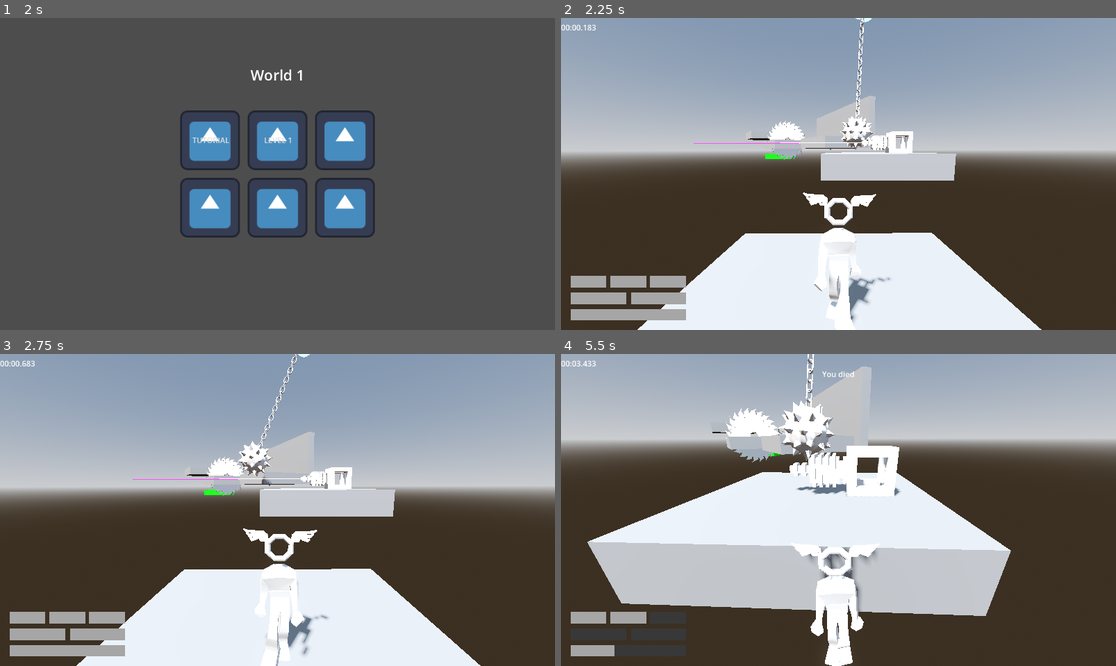
Above: before the commit, frames 1-4 (two rows, left to right).
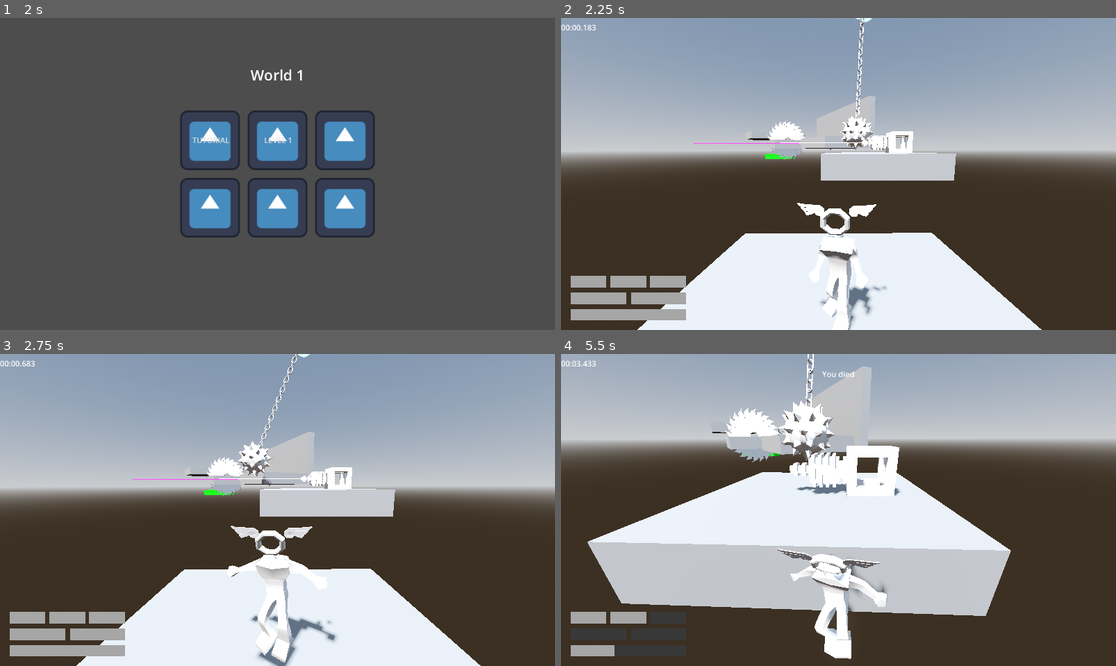
Above: after the commit, the same moments.

Repository: jpvds1/DDJD
Game: Godot game, scene res://scenes/game_controller.tscn
The game is run twice, just before and just after one commit, with the same random seed, the same clock (stepped at 60 frames per second) and the same inputs. The engine's default icon, where the game draws it, is replaced by a stand-in: a white triangle on a blue panel in a dark square.
Inputs (mouse positions are in pixels of both pictures, inside the frame that each line leads up to):
- Up to frame 1 (2 s): click "Continue as Guest" at 0.5 s; click "Play" at 1.25 s
- Up to frame 2 (2.25 s): click "LEVEL 1" at 2 s
- Up to frame 3 (2.75 s): no input
- Up to frame 4 (5.5 s): move the mouse to (866, 510) at 2.77 s; hold Shift (sprint) 2.78-3.53 s; hold W (move_forwards) from 2.78 s (still down); tap Space (jump) at 3.02, 3.05, 3.32, 3.6, 3.77, 4.07, 4.55, 5.27 s; move the mouse to (810, 510) at 3.52 s; tap Shift (sprint) at 3.8, 5.1 s; move the mouse to (849, 503) at 4.27 s; tap Q (dash) at 4.35 s; move the mouse to (832, 516) at 5.02 s

Frame 1 is identical in both runs. In frame 2, 1.7% of the frame differs, in the area x 42-60%, y 55-100%; in frame 3, 2.1%; in frame 4, 2.4%, in the area x 38-59%, y 61-100%.

Commit message:
feat(player): continue designing the animation tree

Diff:
--- a/platformer-game/scenes/player/capsule_character.tscn
+++ b/platformer-game/scenes/player/capsule_character.tscn
@@ -10,19 +10,24 @@
 [ext_resource type="AnimationLibrary" uid="uid://dqnpsoo3x665p" path="res://assets/models/player/player_walk.glb" id="6_j3xf5"]
 [ext_resource type="AnimationLibrary" uid="uid://ytik3vfe0jp" path="res://assets/models/player/player_sprint.glb" id="7_d66dr"]
 
+[sub_resource type="AnimationNodeBlend2" id="AnimationNodeBlend2_d66dr"]
+
+[sub_resource type="AnimationNodeAnimation" id="AnimationNodeAnimation_h2b2i"]
+animation = &"player_jump/jump"
+
+[sub_resource type="AnimationNodeAnimation" id="AnimationNodeAnimation_d66dr"]
+animation = &"player_sprint/forward"
+
 [sub_resource type="AnimationNodeAnimation" id="AnimationNodeAnimation_jhmas"]
-animation = &"player_sprint/forward"
+animation = &"player_walk/backwards"
 
 [sub_resource type="AnimationNodeAnimation" id="AnimationNodeAnimation_1rnx0"]
-animation = &"player_sprint/backwards"
+animation = &"player_sprint/left"
 
 [sub_resource type="AnimationNodeAnimation" id="AnimationNodeAnimation_1bcb6"]
-animation = &"player_sprint/left"
+animation = &"player_sprint/right"
 
 [sub_resource type="AnimationNodeAnimation" id="AnimationNodeAnimation_c45w8"]
-animation = &"player_sprint/right"
-
-[sub_resource type="AnimationNodeAnimation" id="AnimationNodeAnimation_d66dr"]
 animation = &"player_idle/idle"
 
 [sub_resource type="AnimationNodeAnimation" id="AnimationNodeAnimation_obk33"]
@@ -32,31 +37,41 @@
 animation = &"player_walk/backwards"
 
 [sub_resource type="AnimationNodeAnimation" id="AnimationNodeAnimation_1ltg5"]
+animation = &"player_walk/right"
+
+[sub_resource type="AnimationNodeAnimation" id="AnimationNodeAnimation_am3k7"]
 animation = &"player_walk/left"
 
-[sub_resource type="AnimationNodeAnimation" id="AnimationNodeAnimation_am3k7"]
-animation = &"player_walk/right"
-
-[sub_resource type="AnimationNodeBlendSpace2D" id="AnimationNodeBlendSpace2D_obk33"]
-blend_point_0/node = SubResource("AnimationNodeAnimation_jhmas")
+[sub_resource type="AnimationNodeBlendSpace2D" id="AnimationNodeBlendSpace2D_h2b2i"]
+blend_point_0/node = SubResource("AnimationNodeAnimation_d66dr")
 blend_point_0/pos = Vector2(0, 1)
-blend_point_1/node = SubResource("AnimationNodeAnimation_1rnx0")
-blend_point_1/pos = Vector2(0, -1)
-blend_point_2/node = SubResource("AnimationNodeAnimation_1bcb6")
+blend_point_1/node = SubResource("AnimationNodeAnimation_jhmas")
+blend_point_1/pos = Vector2(0, -0.90000004)
+blend_point_2/node = SubResource("AnimationNodeAnimation_1rnx0")
 blend_point_2/pos = Vector2(-1, 0)
-blend_point_3/node = SubResource("AnimationNodeAnimation_c45w8")
+blend_point_3/node = SubResource("AnimationNodeAnimation_1bcb6")
 blend_point_3/pos = Vector2(1, 0)
-blend_point_4/node = SubResource("AnimationNodeAnimation_d66dr")
+blend_point_4/node = SubResource("AnimationNodeAnimation_c45w8")
 blend_point_4/pos = Vector2(0, 0)
 blend_point_5/node = SubResource("AnimationNodeAnimation_obk33")
 blend_point_5/pos = Vector2(0, 0.4)
 blend_point_6/node = SubResource("AnimationNodeAnimation_icde4")
-blend_point_6/pos = Vector2(0, -0.4)
+blend_point_6/pos = Vector2(0, -0.5)
 blend_point_7/node = SubResource("AnimationNodeAnimation_1ltg5")
-blend_point_7/pos = Vector2(-0.4, 0)
+blend_point_7/pos = Vector2(0.4, 0)
 blend_point_8/node = SubResource("AnimationNodeAnimation_am3k7")
-blend_point_8/pos = Vector2(0.4, 0)
-sync = true
+blend_point_8/pos = Vector2(-0.4, 0)
+
+[sub_resource type="AnimationNodeBlendTree" id="AnimationNodeBlendTree_iwp50"]
+graph_offset = Vector2(-341.08472, 147.57181)
+nodes/output/position = Vector2(500, 240)
+nodes/Movement/node = SubResource("AnimationNodeBlendSpace2D_h2b2i")
+nodes/Movement/position = Vector2(40, 180)
+nodes/Blend2/node = SubResource("AnimationNodeBlend2_d66dr")
+nodes/Blend2/position = Vector2(260, 240)
+nodes/Jump/node = SubResource("AnimationNodeAnimation_h2b2i")
+nodes/Jump/position = Vector2(20, 420)
+node_connections = [&"output", 0, &"Blend2", &"Blend2", 0, &"Movement", &"Blend2", 1, &"Jump"]
 
 [sub_resource type="BoxShape3D" id="BoxShape3D_x7pql"]
 size = Vector3(0.81030273, 1.636039, 0.2841797)
@@ -137,36 +152,37 @@
 script = ExtResource("3_d66dr")
 
 [node name="Skeleton3D" parent="Visuals/Armature" parent_id_path=PackedInt32Array(1845075672, 1978781392) index="0" unique_id=208187525]
-bones/0/position = Vector3(-1.6066036, 0.71268445, -72.919495)
-bones/0/rotation = Quaternion(-0.72528005, 0.01988077, -0.013387051, 0.6880366)
-bones/1/rotation = Quaternion(0.043026973, 0.0031769476, 0.0059394296, 0.9990513)
-bones/2/rotation = Quaternion(0.007990724, -0.0022638072, 0.003266638, 0.99996024)
-bones/3/rotation = Quaternion(0.007937262, -0.0022416473, 0.0033690475, 0.9999603)
-bones/4/rotation = Quaternion(-0.0071670716, -0.0007169518, -0.004782868, 0.9999626)
-bones/5/rotation = Quaternion(-0.010260825, -0.03133542, -0.009348908, 0.9994126)
-bones/7/position = Vector3(5.111092, 10.362209, 0.08809557)
-bones/7/rotation = Quaternion(0.64493185, 0.32119504, -0.60919195, 0.33133352)
-bones/8/position = Vector3(3.3293958e-07, 12.347594, 9.641693e-06)
-bones/8/rotation = Quaternion(0.3722968, 0.11896234, 0.07564293, 0.91734475)
-bones/9/position = Vector3(-5.666946e-07, 18.454191, 3.2026114e-07)
-bones/9/rotation = Quaternion(-0.007613847, 0.00016317393, 0.10753307, 0.99417233)
-bones/11/position = Vector3(-5.111096, 10.36241, -0.09290418)
-bones/11/rotation = Quaternion(0.6308137, -0.3372732, 0.6145976, 0.3325518)
-bones/12/position = Vector3(-8.2248266e-07, 12.3476, -3.4537534e-06)
-bones/12/rotation = Quaternion(0.3690416, -0.05366616, -0.08451429, 0.92400527)
-bones/13/rotation = Quaternion(0.006634884, -0.00016552376, -0.15671694, 0.9876213)
-bones/14/position = Vector3(1.468487e-06, 20.167397, 8.5120627e-07)
-bones/15/rotation = Quaternion(0.03769394, 0.16633368, 0.98492795, -0.028798612)
-bones/16/rotation = Quaternion(-0.4027272, -0.02935966, -0.011388987, 0.91477823)
-bones/17/rotation = Quaternion(0.41742587, 0.013257941, -0.018211702, 0.90843177)
-bones/18/rotation = Quaternion(0.4828803, -0.002092331, 0.013135591, 0.8755854)
-bones/20/rotation = Quaternion(-0.0936374, 0.018339137, 0.99543655, -0.0013681236)
-bones/21/rotation = Quaternion(-0.16144346, 0.029706404, 0.033337038, 0.9858713)
-bones/22/rotation = Quaternion(0.47967413, -0.020334428, -0.056616914, 0.8753821)
-bones/23/rotation = Quaternion(0.41094276, 0.01760041, -0.006864552, 0.91146547)
+bones/0/position = Vector3(-0.38056555, 0.24633026, -70.88201)
+bones/0/rotation = Quaternion(-0.7154125, -0.14726132, 0.1424274, 0.6679922)
+bones/1/rotation = Quaternion(0.0502198, 0.02464868, -0.001821609, 0.9984324)
+bones/2/rotation = Quaternion(0.06083116, 0.047527246, -0.009784442, 0.996968)
+bones/3/rotation = Quaternion(0.06083201, 0.04751128, -0.009782526, 0.9969687)
+bones/4/rotation = Quaternion(-0.025023594, -0.007995594, 0.0015044416, 0.9996538)
+bones/5/rotation = Quaternion(-0.040472206, 0.08846163, -0.017208919, 0.99510825)
+bones/7/position = Vector3(5.1110983, 10.362197, 0.088100456)
+bones/7/rotation = Quaternion(0.6373777, 0.34021932, -0.59784234, 0.34725362)
+bones/8/position = Vector3(-2.171253e-06, 12.347599, -2.0533644e-06)
+bones/8/rotation = Quaternion(0.3700999, -0.00732903, 0.059522696, 0.92705417)
+bones/9/position = Vector3(-3.5501637e-07, 18.45418, 1.6150951e-06)
+bones/9/rotation = Quaternion(-0.02740292, 0.033194166, 0.2677991, 0.9625128)
+bones/11/position = Vector3(-5.111103, 10.362406, -0.092899606)
+bones/11/rotation = Quaternion(0.6478106, -0.32956415, 0.5924228, 0.34751147)
+bones/12/position = Vector3(-2.7873705e-07, 12.347617, -2.2829677e-06)
+bones/12/rotation = Quaternion(0.3479308, 0.06388894, 0.07935582, 0.9319684)
+bones/13/rotation = Quaternion(0.038456947, 0.016106052, -0.26530528, 0.96326256)
+bones/14/position = Vector3(1.5032291e-06, 20.167398, -1.955293e-06)
+bones/15/rotation = Quaternion(0.067659505, 0.18868352, 0.9769314, -0.07366055)
+bones/16/position = Vector3(2.3093887e-06, 31.613008, 5.908247e-07)
+bones/16/rotation = Quaternion(-0.37207627, 0.056731302, -0.061473247, 0.9244252)
+bones/17/rotation = Quaternion(0.44064528, 0.0035671883, -0.015369609, 0.89754266)
+bones/18/rotation = Quaternion(0.44808835, 0.002487572, -0.0022987323, 0.89398295)
+bones/20/rotation = Quaternion(-0.11047139, -0.0041892845, 0.991053, 0.07478381)
+bones/21/rotation = Quaternion(-0.23797457, 0.047061432, 0.017071752, 0.96998036)
+bones/22/rotation = Quaternion(0.540799, 0.0019711533, 0.040868115, 0.8401562)
+bones/23/rotation = Quaternion(0.40757042, 0.018022846, -0.008182266, 0.9129593)
 
 [node name="BoneAttachment3D" type="BoneAttachment3D" parent="Visuals/Armature/Skeleton3D" index="6" unique_id=1249076375]
-transform = Transform3D(0.99982476, -0.002250105, -0.018587012, 0.018648025, 0.031099506, 0.99934244, -0.0016705829, -0.99951375, 0.031136064, -2.6710973, 2.388431, -122.71385)
+transform = Transform3D(0.9999484, 0.0075985035, -0.0067502707, 0.005556062, 0.14746423, 0.98905194, 0.00851078, -0.98903835, 0.14741439, -1.4618654, 6.6251574, -119.933174)
 bone_name = "mixamorig_Head"
 bone_idx = 5
 
@@ -180,9 +196,10 @@
 libraries/player_walk = ExtResource("6_j3xf5")
 
 [node name="AnimationTree" type="AnimationTree" parent="Visuals" unique_id=851465398]
-tree_root = SubResource("AnimationNodeBlendSpace2D_obk33")
+tree_root = SubResource("AnimationNodeBlendTree_iwp50")
 anim_player = NodePath("../AnimationPlayer")
-parameters/blend_position = Vector2(0.004395604, 0.31487894)
+parameters/Movement/blend_position = Vector2(0, 0.4)
+parameters/Blend2/blend_amount = 0.58
 
 [node name="Hitbox" type="CollisionShape3D" parent="." unique_id=1754709375]
 transform = Transform3D(1, 0, 0, 0, 1, 0, 0, 0, 1, 0, 0.8235597, -0.045057356)
